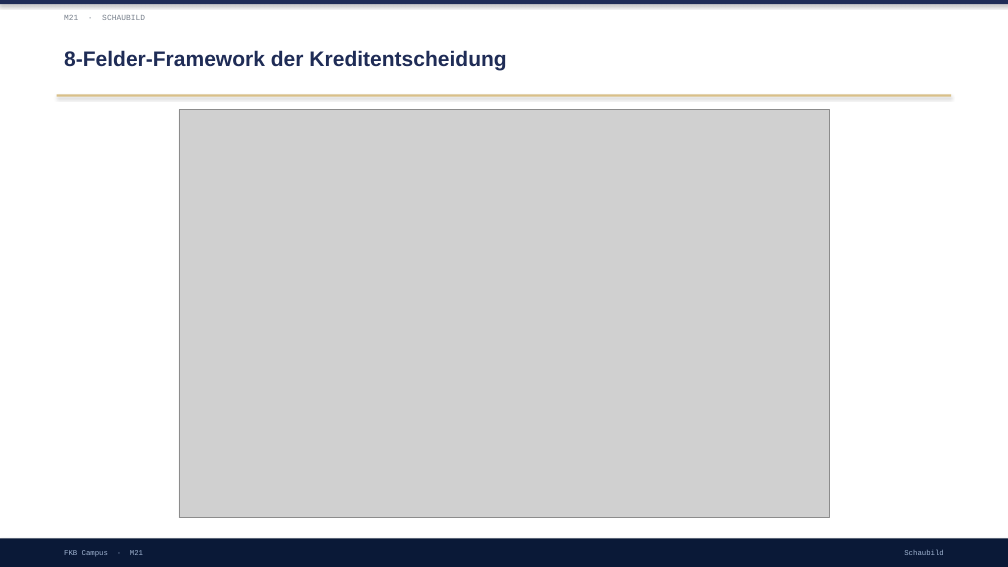
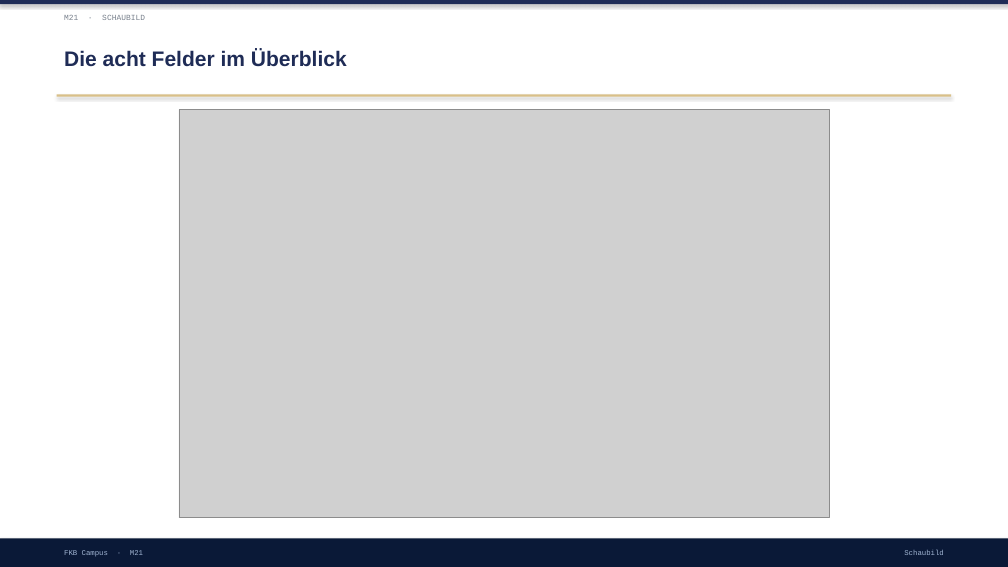
Before and after one commit to ck5rqc47pr-byte/firmenkundenakademie-online, a slide deck: slide 9 of protected-downloads/praesentation/M21.pptx (slide 7 before the commit). Drawn at 1008x567 pixels with LibreOffice and Linux fonts; fonts in the diff are those of the drawing; grey boxes stand for pictures. Boxes give left, top, right and bottom in pixels: in the first picture for what was removed or moved away, otherwise in the second. Text is boxed around its words. In the diff, an @@ line names an element or a change of style, - is before the commit and + after.

```diff
--- a/protected-downloads/praesentation/M21.pptx
+++ b/protected-downloads/praesentation/M21.pptx
@@ text at [64, 49, 347, 67]: text changed @@
-8-Felder-Framework der Kreditentscheidung
+Die acht Felder im Überblick
```
Also in this commit, not shown: 3 other slides changed, 9 slides added, 11 slides removed, 1 other file.
